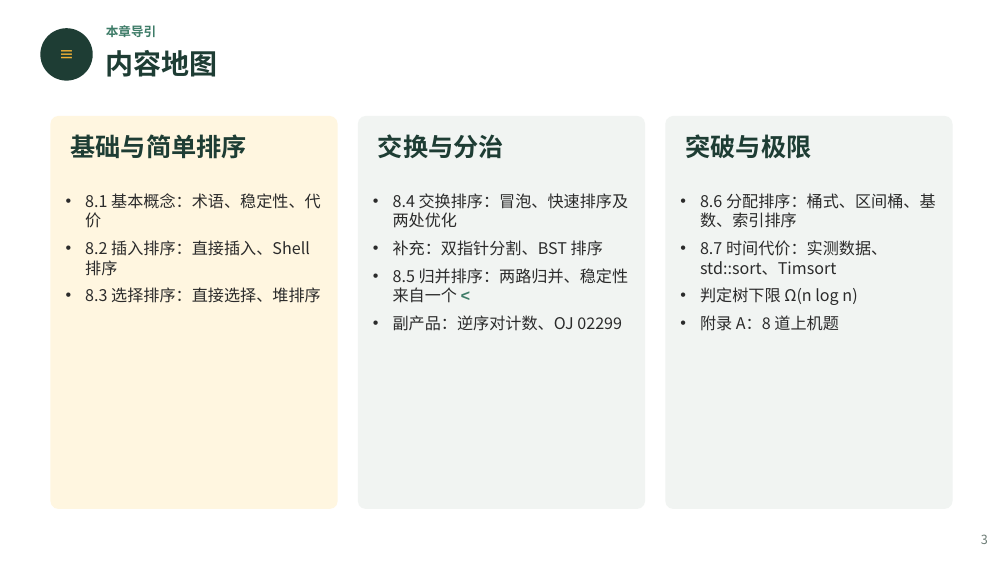
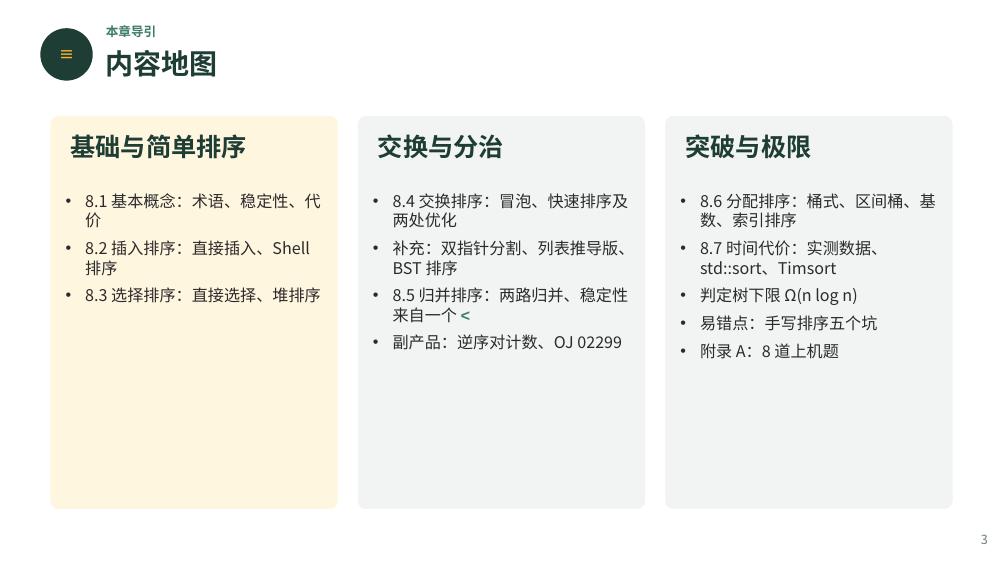
Before and after one commit to GMyhf/2026fall-cs201, a slide deck: slide 3 of courseware/202609_DSA_08_Sorting.pptx. Drawn at 1008x567 pixels with LibreOffice and Linux fonts; fonts in the diff are those of the drawing. Boxes give left, top, right and bottom in pixels: in the first picture for what was removed or moved away, otherwise in the second. Text is boxed around its words. In the diff, an @@ line names an element or a change of style, - is before the commit and + after.

```diff
--- a/courseware/202609_DSA_08_Sorting.pptx
+++ b/courseware/202609_DSA_08_Sorting.pptx
@@ text at [393,240,635,276]: text changed @@
-• 补充：双指针分割、BST 排序
+• 补充：双指针分割、列表推导版、BST 排序
@@ text at [700,315,877,331]: paragraph added @@
+• 易错点：手写排序五个坑
```
Also in this commit, not shown: 48 other slides changed, 2 slides added, 2 other files.
